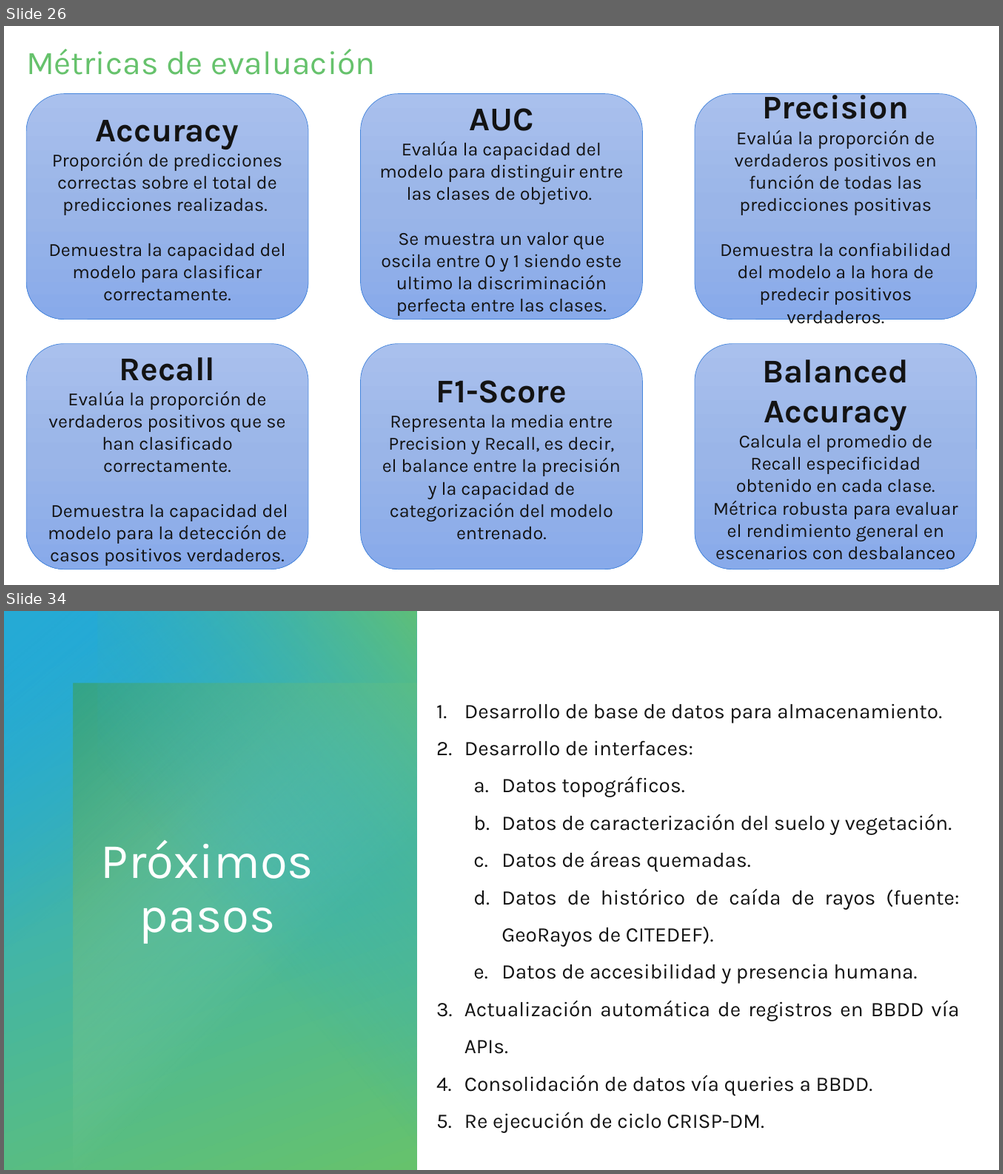
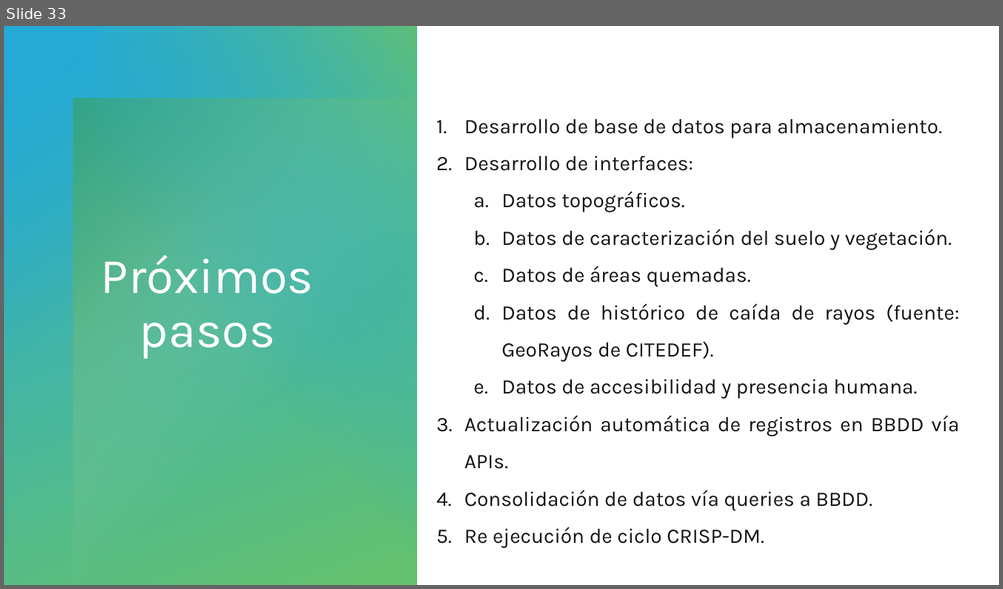
Before and after one commit to HunterCitto/199---Seminario-Final, a slide deck: docs/Entregas/Presentación/Incendios forestales de la Patagonia Andina - Pública.pptx. Shown one above the other, each under a label of ours: slides 26 and 34 before the commit, slide 33 after it; the slides between them are not shown. The pictures are 1003x1174 and 1003x589 pixels, drawn with LibreOffice and Linux fonts; fonts in the diff are those of the drawing. Boxes give left, top, right and bottom in pixels: in the first picture for what was removed or moved away, otherwise in the second. Text is boxed around its words. In the diff, an @@ line names an element or a change of style, - is before the commit and + after.

```diff
--- a/docs/Entregas/Presentación/Incendios forestales de la Patagonia Andina - Pública.pptx
+++ b/docs/Entregas/Presentación/Incendios forestales de la Patagonia Andina - Pública.pptx
@@ slide 26 removed at box(4, 26, 999, 585), background #FFFFFF @@
@@ title removed at box(26, 49, 375, 75) @@
-Métricas de evaluación
@@ rounded rectangle removed at box(26, 94, 308, 320) @@
-Accuracy
-Proporción de predicciones correctas sobre el total de predicciones realizadas.
-Demuestra la capacidad del modelo para clasificar correctamente.
@@ rounded rectangle removed at box(361, 94, 643, 320) @@
-AUC
-Evalúa la capacidad del modelo para distinguir entre las clases de objetivo.
-Se muestra un valor que oscila entre 0 y 1 siendo este ultimo la discriminación perfecta entre las clases.
@@ rounded rectangle removed at box(695, 94, 977, 320) @@
-Precision
-Evalúa la proporción de verdaderos positivos en función de todas las predicciones positivas
-Demuestra la confiabilidad del modelo a la hora de predecir positivos verdaderos.
@@ rounded rectangle removed at box(26, 344, 308, 570) @@
-Recall
-Evalúa la proporción de verdaderos positivos que se han clasificado correctamente.
-Demuestra la capacidad del modelo para la detección de casos positivos verdaderos.
@@ rounded rectangle removed at box(361, 344, 643, 570) @@
-F1-Score
-Representa la media entre Precision y Recall, es decir, el balance entre la precisión y la capacidad de categorización del modelo entrenado.
@@ rounded rectangle removed at box(695, 344, 977, 570) @@
-Balanced Accuracy
-Calcula el promedio de Recall especificidad obtenido en cada clase.
-Métrica robusta para evaluar el rendimiento general en escenarios con desbalanceo
@@ what was slide 34 is now slide 33 @@
```
Also in this commit, not shown: 18 slides changed, 4 other files.
